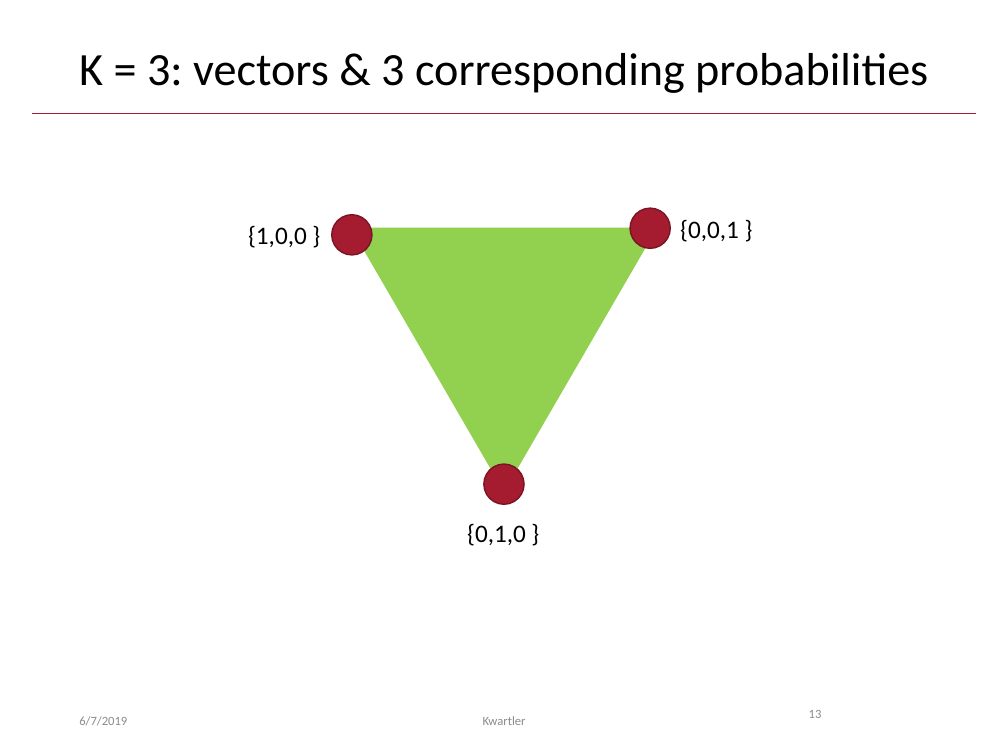
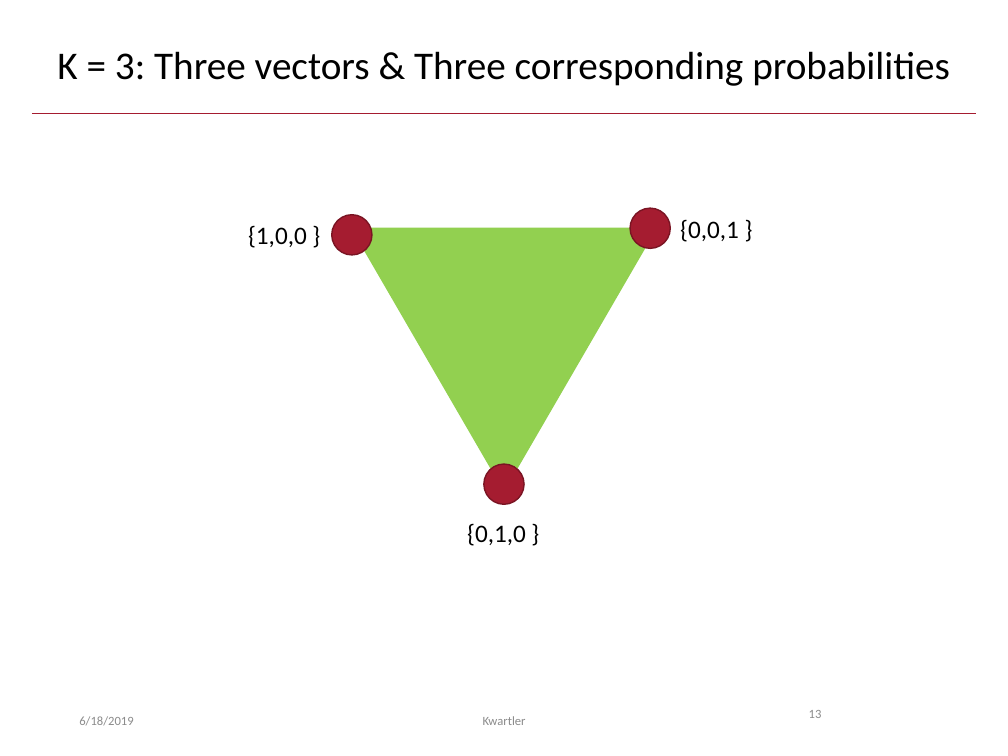
Before and after one commit to kwartler/GSERM_TextMining, a slide deck: slide 13 of C_Wednesday/GSERM_Wedsnesday_UnsupervisedApproaches.pptx. Drawn at 1008x756 pixels with LibreOffice and Linux fonts; fonts in the diff are those of the drawing; background and template pictures are left out. Boxes give left, top, right and bottom in pixels: in the first picture for what was removed or moved away, otherwise in the second. Text is boxed around its words. In the diff, an @@ line names an element or a change of style, - is before the commit and + after.

```diff
--- a/C_Wednesday/GSERM_Wedsnesday_UnsupervisedApproaches.pptx
+++ b/C_Wednesday/GSERM_Wedsnesday_UnsupervisedApproaches.pptx
@@ title at (x1=57, y1=51, x2=950, y2=86): text changed; size 33 to 28 pt @@
-K = 3: vectors & 3 corresponding probabilities
+K = 3: Three vectors & Three corresponding probabilities
@@ text at (x1=79, y1=716, x2=133, y2=726): text changed @@
-6/7/2019
+6/18/2019
```
Also in this commit, not shown: 42 other slides changed, 1 other file.
